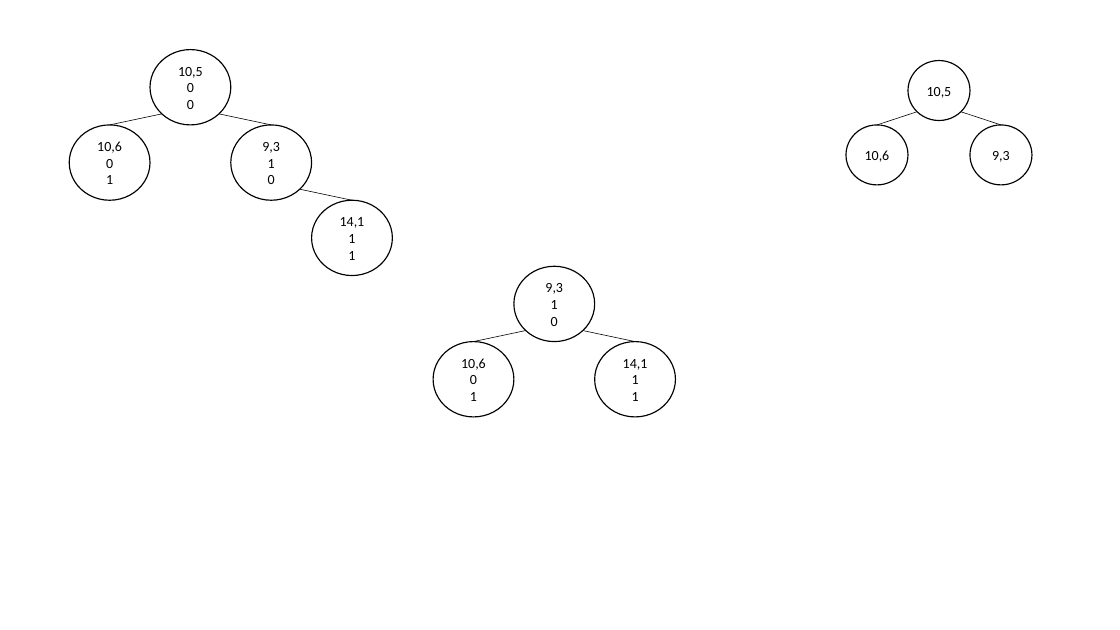
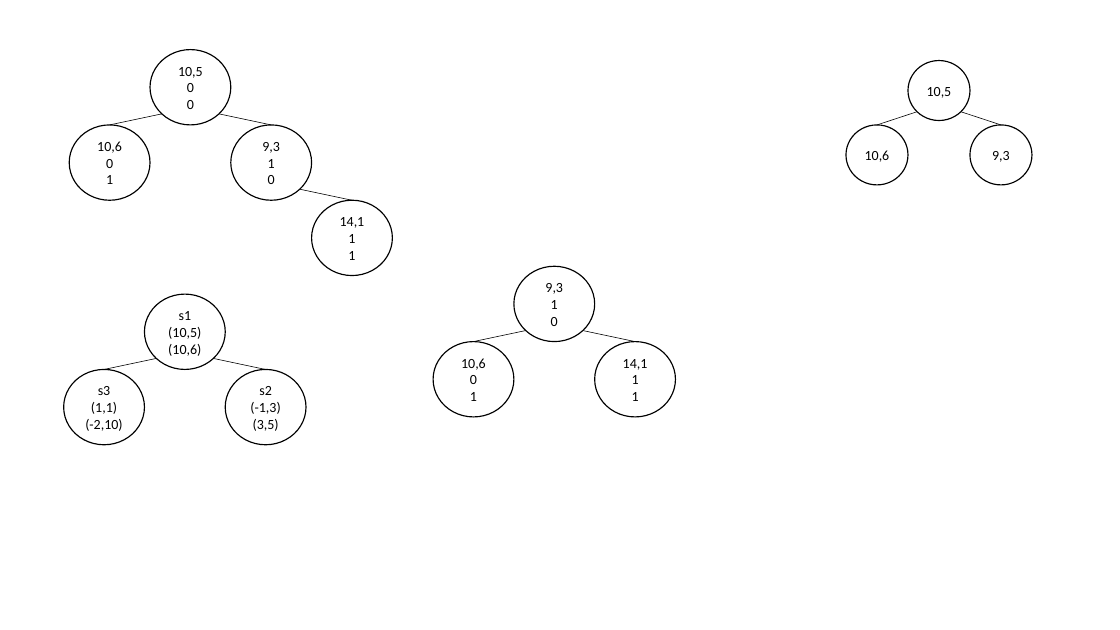
Before and after one commit to the-other-mariana/computational-geometry, a slide deck: slide 2 of segment-intersection/res/tree-draw.pptx. Drawn at 1120x630 pixels with LibreOffice and Linux fonts; fonts in the diff are those of the drawing. Boxes give left, top, right and bottom in pixels: in the first picture for what was removed or moved away, otherwise in the second. Text is boxed around its words. In the diff, an @@ line names an element or a change of style, - is before the commit and + after.

```diff
--- a/segment-intersection/res/tree-draw.pptx
+++ b/segment-intersection/res/tree-draw.pptx
@@ group added at <box>64,294,306,445</box>: 3 ellipses, 2 lines @@
+s3
+(1,1)
+(-2,10)
+s1
+(10,5)
+(10,6)
+s2
+(-1,3)
+(3,5)
```
Also in this commit, not shown: 4 other files.
